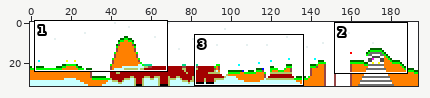
Two states of a sprite sheet, Project/hoofdversie/Ragnarok/levels/level_3.png. The picture above shows the old version from afar; the outline marks the close-up.
Close-up. Before the commit:
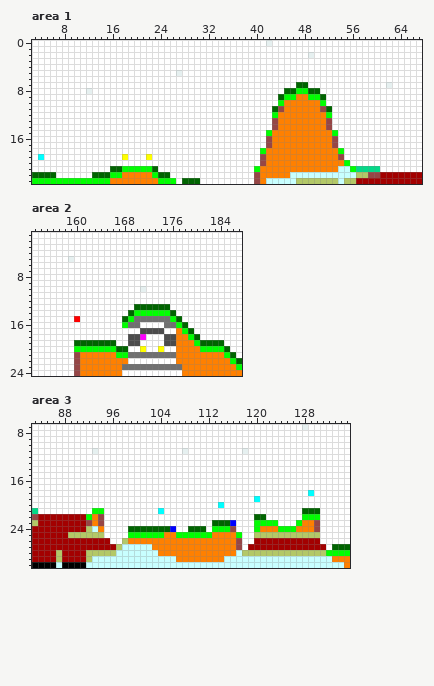
The file is 194x32 pixels. Shown: area 1: x 3..67, y 0..23; area 2: x 153..187, y 1..24; area 3: x 83..135, y 7..30.
Once edited:
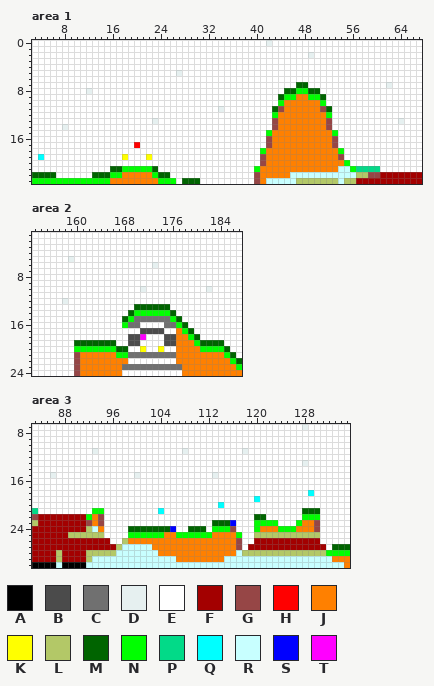
Palette (. is transparent): A #000000  B #4b4b4b  C #707070  D #e6f0f0  E #ffffff  F #a30000  G #964646  H #ff0000  J #ff8000  K #ffff00  L #b3c867  M #006400  N #00ff00  P #02da88  Q #00ffff  R #c8ffff  S #0000ff  T #ff00ff
From old to new:
Area 1:
y 11: x 34 E -> D
y 13: x 23 E -> D; x 64 E -> D
y 14: x 8 E -> D
y 17: x 20 E -> H
Area 2:
y 6: x 173 E -> D
y 10: x 182 E -> D
y 12: x 158 E -> D
y 15: x 160 H -> E
Area 3:
y 13: x 128 E -> D
y 15: x 86 E -> D; x 100 E -> D; x 113 E -> D
